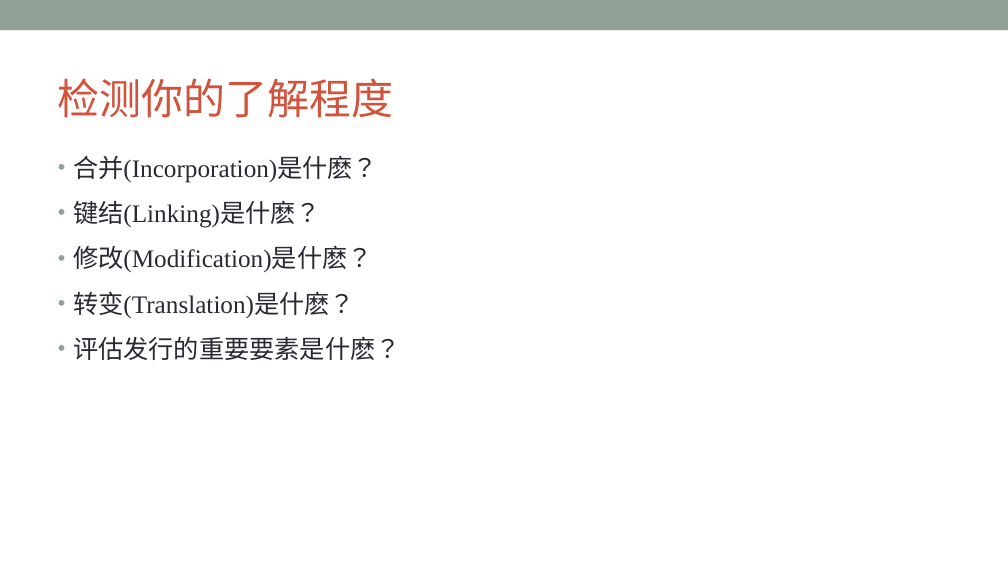
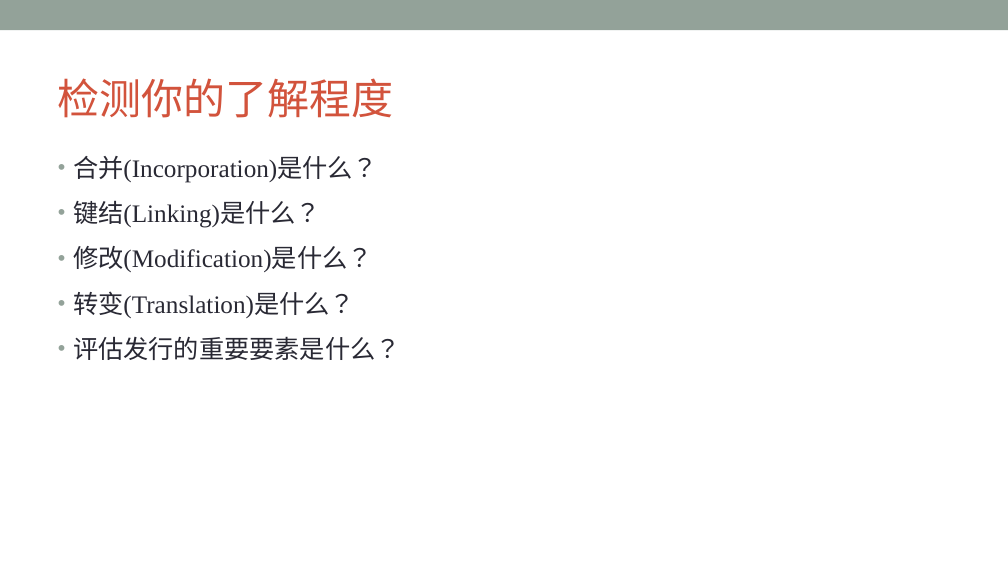
Before and after one commit to OpenChain-Project/Curriculum-Translation-zh-Hans, a slide deck: slide 41 of openchain-curriculum-for-1-1_Simplified Chinese.pptx. Drawn at 1008x567 pixels with LibreOffice and Linux fonts; fonts in the diff are those of the drawing; background and template pictures are left out. Boxes give left, top, right and bottom in pixels: in the first picture for what was removed or moved away, otherwise in the second. Text is boxed around its words. In the diff, an @@ line names an element or a change of style, - is before the commit and + after.

Commit message:
update ppt to replace 什麽 to 什么

```diff
--- a/openchain-curriculum-for-1-1_Simplified Chinese.pptx
+++ b/openchain-curriculum-for-1-1_Simplified Chinese.pptx
@@ text at (73, 156, 401, 360): text changed @@
-• 合并(Incorporation)是什麽？
-• 键结(Linking)是什麽？
-• 修改(Modification)是什麽？
-• 转变(Translation)是什麽？
-• 评估发行的重要要素是什麽？
+• 合并(Incorporation)是什么？
+• 键结(Linking)是什么？
+• 修改(Modification)是什么？
+• 转变(Translation)是什么？
+• 评估发行的重要要素是什么？
```
Also in this commit, not shown: 11 other slides changed.
